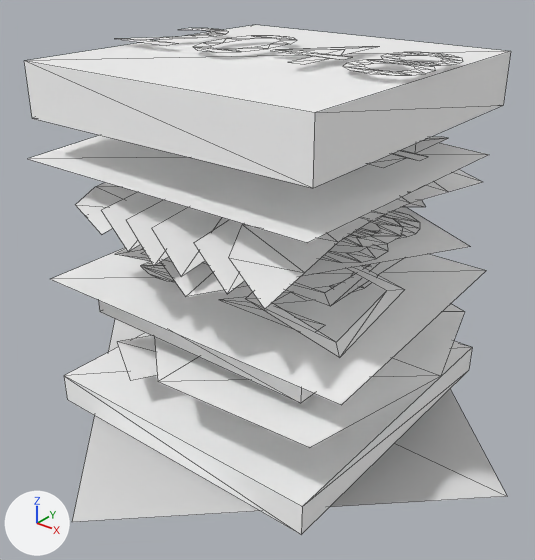
Before and after pictures for a commit that changed the glTF model TwentyFourtyAte/assets/models/burgerparts.glb.
Rendered twice from a 50 mm camera at (1.16, -1.484, 0.767) aimed at (0.017, -0.055, -0.118). The axes (+X, +Y, +Z) are drawn at lower left. The lights are the same throughout. Mesh edges are drawn as thin lines. Where no turn or scale is listed for an object, it has been applied to the vertices. Vertices at the same position are counted once.

The first picture shows '1024.mesh.white', '128.mesh', '16.mesh', '2.mesh', '2048.mesh', '2048.num', '32.mesh', '4.mesh', '512.mesh', '64.mesh', '8.mesh', 'plate'.
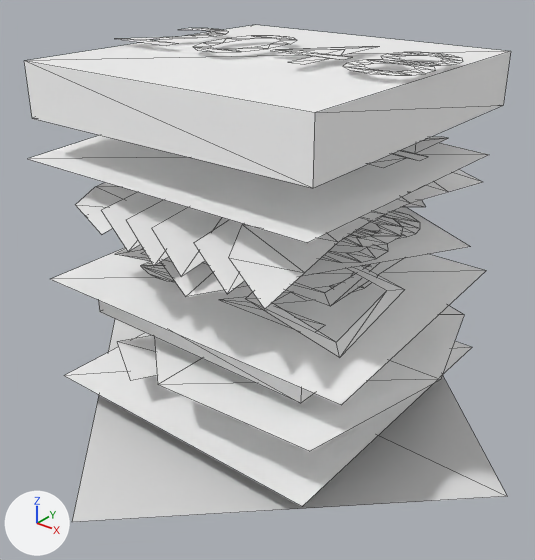
Commit message: Fixed some issues

Diff of the bpy script that builds the scene:
```diff
--- a/TwentyFourtyAte/assets/models/burgerparts.glb.py
+++ b/TwentyFourtyAte/assets/models/burgerparts.glb.py
@@ me_cube_028 @@
 me_cube_028.from_pydata(...)  # 8 vertices, 10 faces; spans x -0.424..0.424, y -0.441..0.441, z -0.496..-0.412
 # used by ob_2_mesh; location = (0.0, 0.0, 0.0)
 # verts and faces of me_cube_028; kept vertices keep their numbers, new ones are numbered from 8
 # before: 0 (0.424, 0.441, -0.412) at pixel (472, 347), 1 (0.424, -0.441, -0.412) at pixel (302, 506), 2 (-0.424, 0.441, -0.412), 3 (-0.424, -0.441, -0.412) at pixel (63, 375), 4 (0.424, 0.441, -0.496) at pixel (468, 370)
 # before: 5 (0.424, -0.441, -0.496) at pixel (301, 534), 6 (-0.424, 0.441, -0.496), 7 (-0.424, -0.441, -0.496) at pixel (67, 399)
+# me_cube_028 part 1
+delete_vertices([*range(4, 8)])  # with the faces that use them
 me_cube_028.materials.append(mat_bun_mat)
@@ me_cube_030 @@
 me_cube_030.from_pydata(...)  # 9 vertices, 8 faces; spans x -0.611..0.521, y -0.455..0.524, z -0.261..-0.216
 # used by ob_8_mesh; location = (0.0, 0.0, -0.015)
+# me_cube_030 part 2: the whole mesh is moved by (0.0, 0.0, -0.01)
 me_cube_030.materials.append(mat_lettuce_mat)
```

What differs and where, as boxes (x1, y1, x2, y2) in the pictures (535 x 560 px):
'2.mesh', reshaped (14% shorter)
    before: (64, 333, 472, 535)
    after: (64, 333, 472, 506)
'8.mesh', mesh moved
    before: (154, 304, 465, 448)
    after: (154, 306, 464, 451)
part 1 of me_cube_028, deleted
    before: (64, 348, 472, 535)
